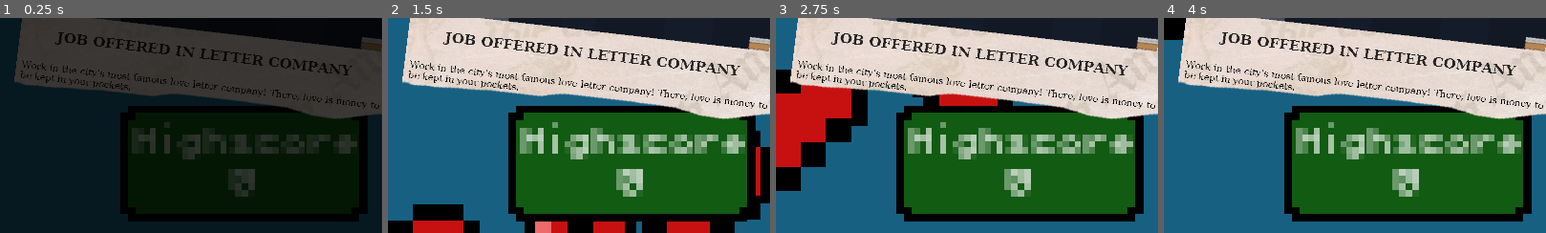
Above: before the commit, frames 1-4 (left to right).
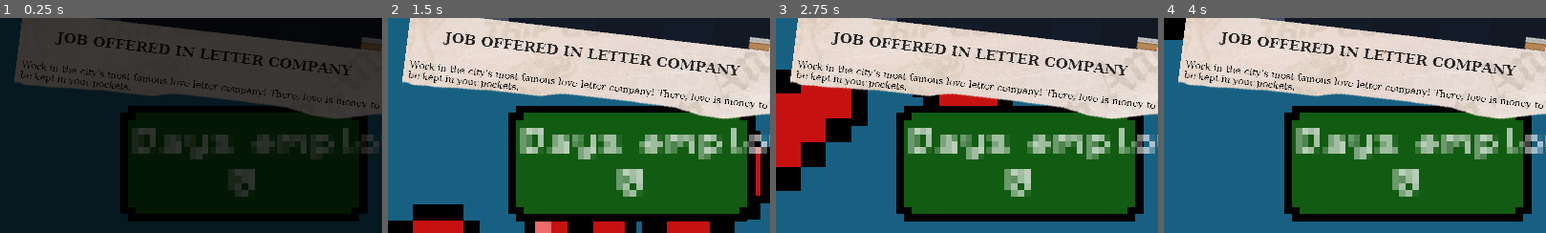
Above: after the commit, the same moments.

Repository: SoaresDavidson/CUPID.inc
Game: Godot game, scene res://scenes/menu.tscn
Same seed, same stepped clock (60 frames per second), same inputs: the game is played once before the commit and once after it.
Inputs:
- Up to frame 1 (0.25 s): no input
- Up to frame 2 (1.5 s): no input
- Up to frame 3 (2.75 s): no input
- Up to frame 4 (4 s): no input
The pictures show only the part of the screen within x 50-100%, y 50-100%; the shares and areas given below are measured in that part.

The runs differ from the first frame. In frame 1, 2.2% of the frame differs, in the area x 36-100%, y 51-66%; in frame 2, 4.4%, in the area x 36-100%, y 48-66%; in frame 3, 4.4%; in frame 4, 4.4%.

Commit message:
de highscore pra days employed,conforme os dias avançam o chefe te cobra mais e atualiza a meta quando tu fecha a carta do chefe e da empresa rival

Diff:
--- a/scenes/menu.tscn
+++ b/scenes/menu.tscn
@@ -336,7 +336,8 @@
 scale = Vector2(0.351647, 0.388848)
 theme_override_fonts/font = ExtResource("3_qqr6m")
 theme_override_font_sizes/font_size = 8
-text = "Highscore"
+text = "Days employed
+"
 
 [node name="Recorde" type="Label" parent="."]
 z_index = 2
--- a/script/main.gd
+++ b/script/main.gd
@@ -90,7 +90,7 @@
 	trabalhando = 1 #inicia o processo da carta
 	combinam = false
 	var j = randi_range(0,12)
-	if j > 6: #dando maior chance de ocorrer uma carta padrão ao invés de um evento especial
+	if j < 6: #dando maior chance de ocorrer uma carta padrão ao invés de um evento especial
 		cartapadrão()
 		completa_cartapadrao()
 	else: #chamando uma função especial
@@ -162,6 +162,7 @@
 	$Lixeira.show()
 	$Livrinho.show()
 	MenuMusic.get_child(1).play()
+	$Meta2.text= str(processosfeitos) +"/"+ str(meta)
 
 func _on_timer_timeout(): #fim do tempo do dia
 	print(processosfeitos)
@@ -218,17 +219,17 @@
 func evento(j:int):
 	if j == 6:
 		stalker()
-	elif j == 5:
+	elif j == 7:
 		cartadeodio()
-	elif j == 4:
+	elif j == 8:
 		empresarival()
-	elif j == 3:
+	elif j == 9:
 		bomba()
-	elif j == 2:
+	elif j == 10:
 		cartadeseixo()
-	elif j == 1:
+	elif j == 11:
 		cartadetraicao()
-	elif j == 0:
+	elif j >= 12:
 		cobrançachefe()
 
 func cartapadrão():
@@ -271,6 +272,7 @@
 		%destinatario.text = "To: You"
 		%textinho.text = "Since you're new around here, we'll be a little rough. Stay on your toes!"
 		meta += 1
+		veneno = true
 	else:
 		cartapadrão()
 		completa_cartapadrao()
@@ -308,6 +310,7 @@
 	%remetente.text = "From: Unknown"
 	%destinatario.text = "To: You"
 	%textinho.text = "DO YOU KNOW HOW TO DISARM A BOMB? I HOPE SO..."
+	veneno = true
 
 func cartadeseixo():
 	var w = randi_range(0,1)#
